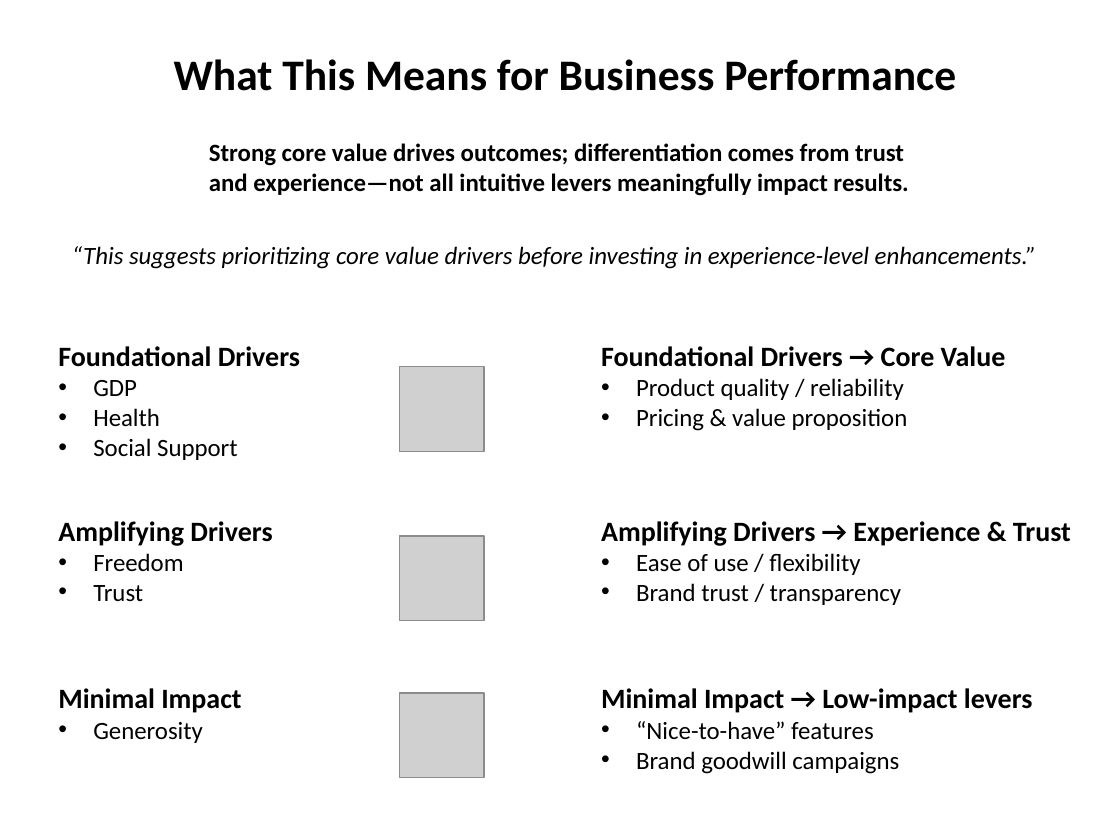
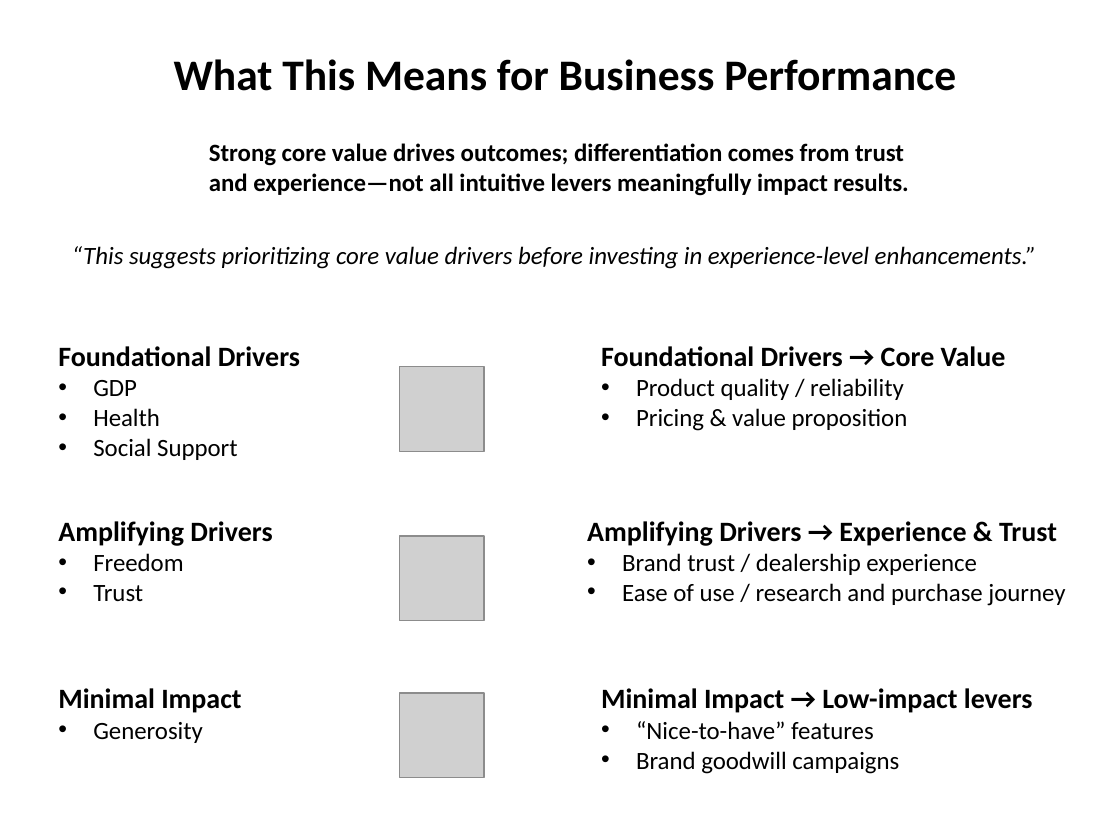
Before and after one commit to pgsmith2000/happiness-analysis, a slide deck: slide 3 of output/slides/happiness_analysis_final.pptx. Drawn at 1120x840 pixels with LibreOffice and Linux fonts; fonts in the diff are those of the drawing; grey boxes stand for pictures. Boxes give left, top, right and bottom in pixels: in the first picture for what was removed or moved away, otherwise in the second. Text is boxed around its words. In the diff, an @@ line names an element or a change of style, - is before the commit and + after.

Commit message:
update slide 3

```diff
--- a/output/slides/happiness_analysis_final.pptx
+++ b/output/slides/happiness_analysis_final.pptx
@@ text "Amplifying Drivers → Experience & ...": place and size @@
-text "Amplifying Drivers → Experience & ..." at (601,521,1071,605)
+text "Amplifying Drivers → Experience & ..." at (587,521,1065,606)
@@ text at (622,553,1065,606): text changed @@
-• Ease of use / flexibility
-• Brand trust / transparency
+• Brand trust / dealership experience
+• Ease of use / research and purchase journey
```
